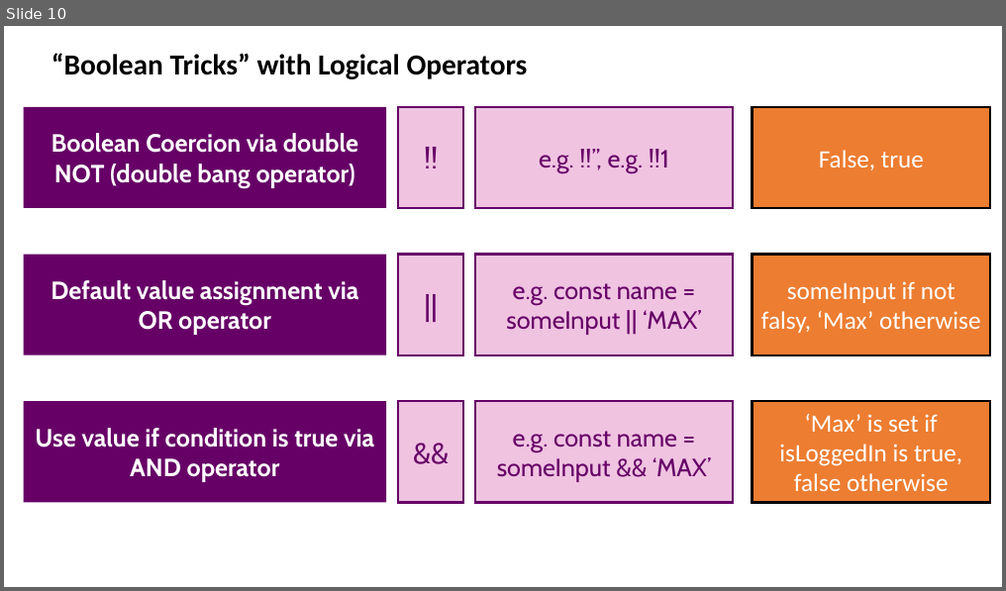
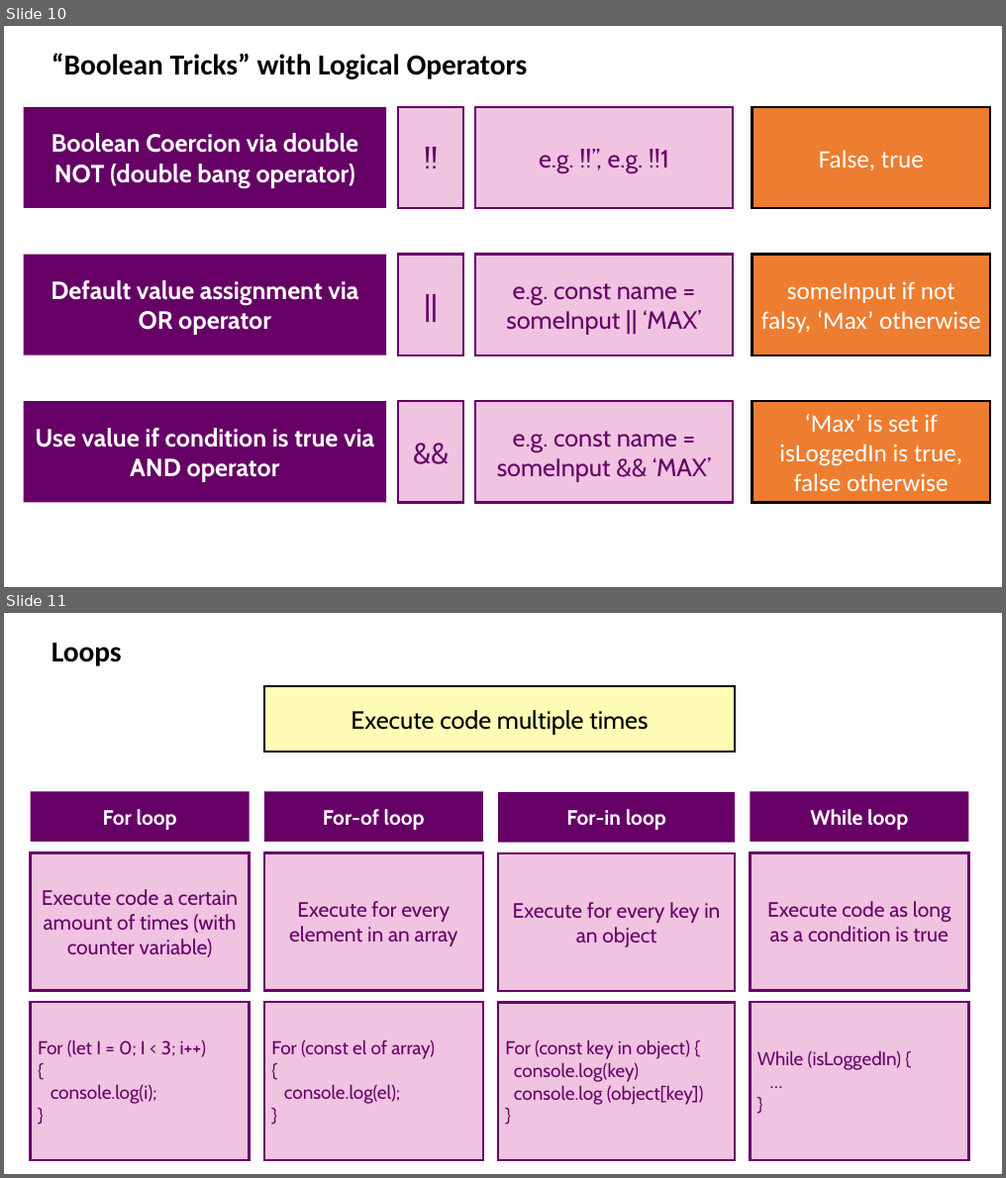
Before and after one commit to drronidz/JavaScript-The-Complete-Guide-2020, a slide deck: 4. Working with Control Structures (if Statements, Loops, Error Handling)/docs/Introduction.pptx. Shown one above the other, each under a label of ours: slide 10 before the commit, slides 10 and 11 after it. The pictures are 1006x591 and 1006x1178 pixels, drawn with LibreOffice and Linux fonts; fonts in the diff are those of the drawing. Boxes give left, top, right and bottom in pixels: in the first picture for what was removed or moved away, otherwise in the second. Text is boxed around its words. In the diff, an @@ line names an element or a change of style, - is before the commit and + after.

Commit message:
29. Introducing Loops

```diff
--- a/4. Working with Control Structures (if Statements, Loops, Error Handling)/docs/Introduction.pptx
+++ b/4. Working with Control Structures (if Statements, Loops, Error Handling)/docs/Introduction.pptx
@@ slide 11 added at (4,613,1002,1174), background #FFFFFF @@
@@ text added at (52,643,122,666), 28 pt, text #000000, bold @@
+Loops
@@ rectangle added at (264,686,736,752), fill #FCF600 at 29% opacity, outline #000000 2.25 pt, 24 pt, text #000000 @@
+Execute code multiple times
@@ rectangle added at (30,792,249,842), fill #660066, 20 pt, text #FFFFFF, bold @@
+For loop
@@ rectangle added at (264,792,483,842), fill #660066, 20 pt, text #FFFFFF, bold @@
+For-of loop
@@ rectangle added at (498,792,735,843), fill #660066, 20 pt, text #FFFFFF, bold @@
+For-in loop
@@ rectangle added at (749,792,968,842), fill #660066, 20 pt, text #FFFFFF, bold @@
+While loop
@@ rectangle added at (30,854,249,991), fill #CC3399 at 29% opacity, outline #660066 2.25 pt, 20 pt, text #660066 @@
+Execute code a certain amount of times (with counter variable)
@@ rectangle added at (264,854,483,991), fill #CC3399 at 29% opacity, outline #660066 2.25 pt, 20 pt, text #660066 @@
+Execute for every element in an array
@@ rectangle added at (498,854,735,992), fill #CC3399 at 29% opacity, outline #660066 2.25 pt, 20 pt, text #660066 @@
+Execute for every key in an object
@@ rectangle added at (749,854,968,991), fill #CC3399 at 29% opacity, outline #660066 2.25 pt, 20 pt, text #660066 @@
+Execute code as long as a condition is true
@@ rectangle added at (30,1002,249,1161), fill #CC3399 at 29% opacity, outline #660066 2.25 pt, 18 pt, text #660066 @@
+For (let I = 0; I < 3; i++)
+{
+console.log(i);
+}
@@ rectangle added at (264,1002,483,1161), fill #CC3399 at 29% opacity, outline #660066 2.25 pt, 18 pt, text #660066 @@
+For (const el of array)
+{
+console.log(el);
+}
@@ rectangle added at (498,1003,735,1161), fill #CC3399 at 29% opacity, outline #660066 2.25 pt, 18 pt, text #660066 @@
+For (const key in object) {
+console.log(key)
+console.log (object[key])
+}
@@ rectangle added at (749,1002,968,1161), fill #CC3399 at 29% opacity, outline #660066 2.25 pt, 18 pt, text #660066 @@
+While (isLoggedIn) {
+…
+}
```
